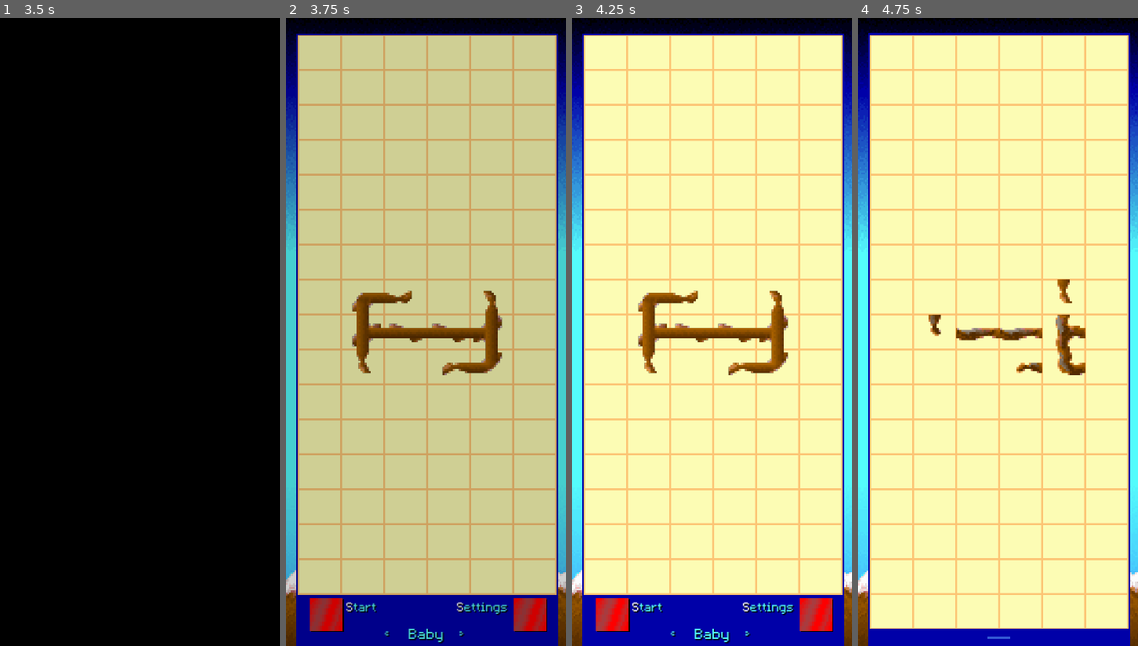
Above: before the commit, frames 1-4 (left to right).
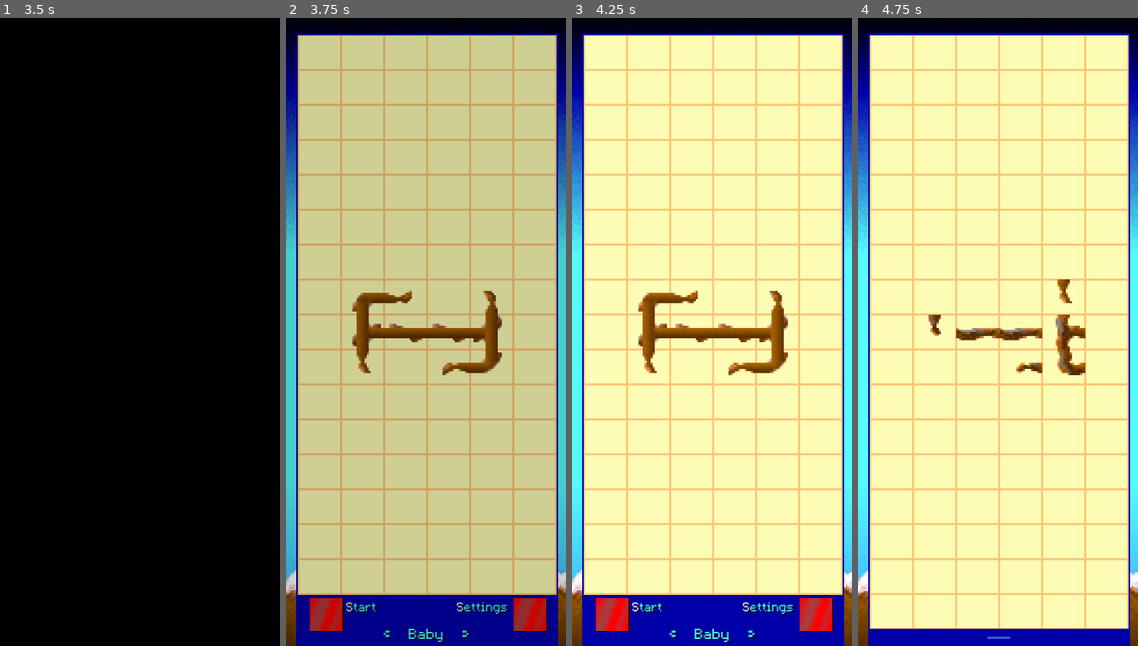
Above: after the commit, the same moments.

Repository: vurglepuddle/branch
Game: Godot game, scene res://scenes/PreClock.tscn
The game is run twice, just before and just after one commit, with the same random seed, the same clock (stepped at 60 frames per second) and the same inputs.
Inputs (mouse positions are in pixels of both pictures, inside the frame that each line leads up to):
- Up to frame 1 (3.5 s): tap Enter at 0.5 s; move the mouse to (201, 300) at 0.52 s; tap 1 at 0.6 s; click (201, 300) at 0.67 s; drag from (84, 363) to (126, 457) at 1.27 s; move the mouse to (168, 193) at 2.02 s; tap 3 at 2.1 s; click (168, 193) at 2.17 s; tap Space at 2.75 s; drag from (126, 457) to (56, 237) at 2.77 s
- Up to frame 2 (3.75 s): move the mouse to (510, 426) at 3.52 s; tap 5 at 3.6 s; click (510, 426) at 3.67 s
- Up to frame 3 (4.25 s): no input
- Up to frame 4 (4.75 s): click (897, 614) at 4.25 s

Frame 1 is identical in both runs. In frame 2, 0.2% of the frame differs, in the area x 23-78%, y 43-99%; in frame 3, 0.2%; in frame 4, nothing differs.

Commit message:
Fix return-to-menu handoff artifacts
- Cover first-session splash framebuffer flash during menu handoff
- Keep replacement tiles layered correctly during the return animation
- Match fake handoff panel size to the real main menu panel
- Ensure give-up UI slides down when solve animation is disabled
- Render menu preview with an opaque board background

Diff:
--- a/project.godot
+++ b/project.godot
@@ -30,6 +30,8 @@
 
 window/size/viewport_width=545
 window/size/viewport_height=1222
+window/size/window_width_override=450
+window/size/window_height_override=1008
 window/stretch/mode="canvas_items"
 window/handheld/orientation=1
 
--- a/scenes/WordPreviewRenderer.tscn
+++ b/scenes/WordPreviewRenderer.tscn
@@ -1,11 +1,15 @@
-[gd_scene load_steps=3 format=3 uid="uid://dkod4g8u8j56n"]
+[gd_scene load_steps=4 format=3 uid="uid://dkod4g8u8j56n"]
 
 [ext_resource type="Script" path="res://scripts/core/WordPreviewRenderer.gd" id="1_20w7o"]
 [ext_resource type="PackedScene" uid="uid://c0ypcplpcfojt" path="res://scenes/Branch_Preview.tscn" id="2_d5mpp"]
+[ext_resource type="Texture2D" uid="uid://ybhgdv6doer8" path="res://sprites/branches/grid2.png" id="3_gra7y"]
 
 [node name="WordPreviewRenderer" type="SubViewport"]
-transparent_bg = true
 script = ExtResource("1_20w7o")
 branch_preview_scene = ExtResource("2_d5mpp")
 
+[node name="BoardSprite" type="Sprite2D" parent="."]
+texture = ExtResource("3_gra7y")
+centered = false
+
 [node name="TileContainer" type="Node2D" parent="."]
--- a/scenes/main_menu.tscn
+++ b/scenes/main_menu.tscn
@@ -142,12 +142,12 @@
 z_index = 112
 clip_contents = false
 layout_mode = 0
-offset_left = 191.0
-offset_top = 1173.0
-offset_right = 229.0
-offset_bottom = 1219.0
-theme = ExtResource("5_m1wwi")
-theme_override_font_sizes/normal_font_size = 38
+offset_left = 189.0
+offset_top = 1158.0
+offset_right = 227.0
+offset_bottom = 1233.0
+theme = ExtResource("5_m1wwi")
+theme_override_font_sizes/normal_font_size = 62
 bbcode_enabled = true
 text = "[color=#54fcfc]<[/color]"
 fit_content = true
@@ -159,12 +159,12 @@
 z_index = 112
 clip_contents = false
 layout_mode = 0
-offset_left = 337.0
-offset_top = 1173.0
-offset_right = 375.0
-offset_bottom = 1219.0
-theme = ExtResource("5_m1wwi")
-theme_override_font_sizes/normal_font_size = 38
+offset_left = 343.0
+offset_top = 1158.0
+offset_right = 381.0
+offset_bottom = 1233.0
+theme = ExtResource("5_m1wwi")
+theme_override_font_sizes/normal_font_size = 62
 bbcode_enabled = true
 text = "[color=#54fcfc]>[/color]"
 fit_content = true
@@ -181,9 +181,9 @@
 anchors_preset = 15
 anchor_right = 1.0
 anchor_bottom = 1.0
-offset_left = 18.0
+offset_left = 21.0
 offset_top = 1122.0
-offset_right = -15.0
+offset_right = -19.0
 offset_bottom = 16.0
 grow_horizontal = 2
 grow_vertical = 2
--- a/scripts/core/WordPreviewRenderer.gd
+++ b/scripts/core/WordPreviewRenderer.gd
@@ -15,6 +15,8 @@
 var _tile_map: Dictionary = {}
 
 func _ready():
+	transparent_bg = false
+
 	if not tile_container:
 		printerr("WordPreviewRenderer: Node2D child named 'TileContainer' is missing!")
 		return
--- a/scripts/core/grid.gd
+++ b/scripts/core/grid.gd
@@ -635,14 +635,14 @@
 	defer_propagation(source_tile, is_toroidal_grid)
 
 func _on_give_up_requested() -> void:
-	if not GlobalSettings.give_up_animation:
-		_exit_to_main_menu()
-		return
 	_game_hud.hide_panel()
 	_game_hud.locked = true
 	is_level_complete_animation_playing = true
 	level_won_waiting_for_exit_input = false
 	await get_tree().create_timer(0.28).timeout  # wait for panel to slide down
+	if not GlobalSettings.give_up_animation:
+		_exit_to_main_menu()
+		return
 	_run_solve_animation()
 
 func _get_solve_order() -> Array:
@@ -707,14 +707,29 @@
 	level_won_waiting_for_exit_input = false
 	is_level_complete_animation_playing = true
 
+	var fake_board := Sprite2D.new()
+	fake_board.texture = preload("res://sprites/branches/grid2.png")
+	fake_board.centered = false
+	fake_board.z_index = -7
+	add_child(fake_board)
+
 	var canvas := CanvasLayer.new()
 	canvas.layer = 3
 	add_child(canvas)
 
+	var handoff_board := Sprite2D.new()
+	handoff_board.texture = preload("res://sprites/branches/grid2.png")
+	handoff_board.centered = false
+	handoff_board.position = position
+	handoff_board.z_index = 102
+	handoff_board.visible = false
+	canvas.add_child(handoff_board)
+
 	var fake_panel := ColorRect.new()
 	fake_panel.color = Color(0, 0, 0.658824, 1)
-	fake_panel.size = Vector2(511, 116)
-	fake_panel.position = Vector2(17.0, 1538.0)
+	fake_panel.size = Vector2(505, 116)
+	fake_panel.position = Vector2(21.0, 1538.0)
+	fake_panel.z_index = 300
 	canvas.add_child(fake_panel)
 
 	var diff: String = current_difficulty_str
@@ -750,6 +765,7 @@
 			var info: Dictionary = preview_map[pos]
 			var node: Node2D = branch_preview_scene.instantiate()
 			node.position = screen_pos
+			node.z_index = 200
 			canvas.add_child(node)
 			node.set_tile_visuals(info["tile_type_enum"], info["rot_idx"],
 								  info.get("state", "alive"))
@@ -765,6 +781,9 @@
 
 		if i < total - 1:
 			await get_tree().create_timer(0.01).timeout
+
+	handoff_board.visible = true
+	await get_tree().process_frame
 
 	GlobalSettings.return_from_game = true
 	var menu: Node = load("res://scenes/main_menu.tscn").instantiate()
Binary file added: sprites/pointer.png
